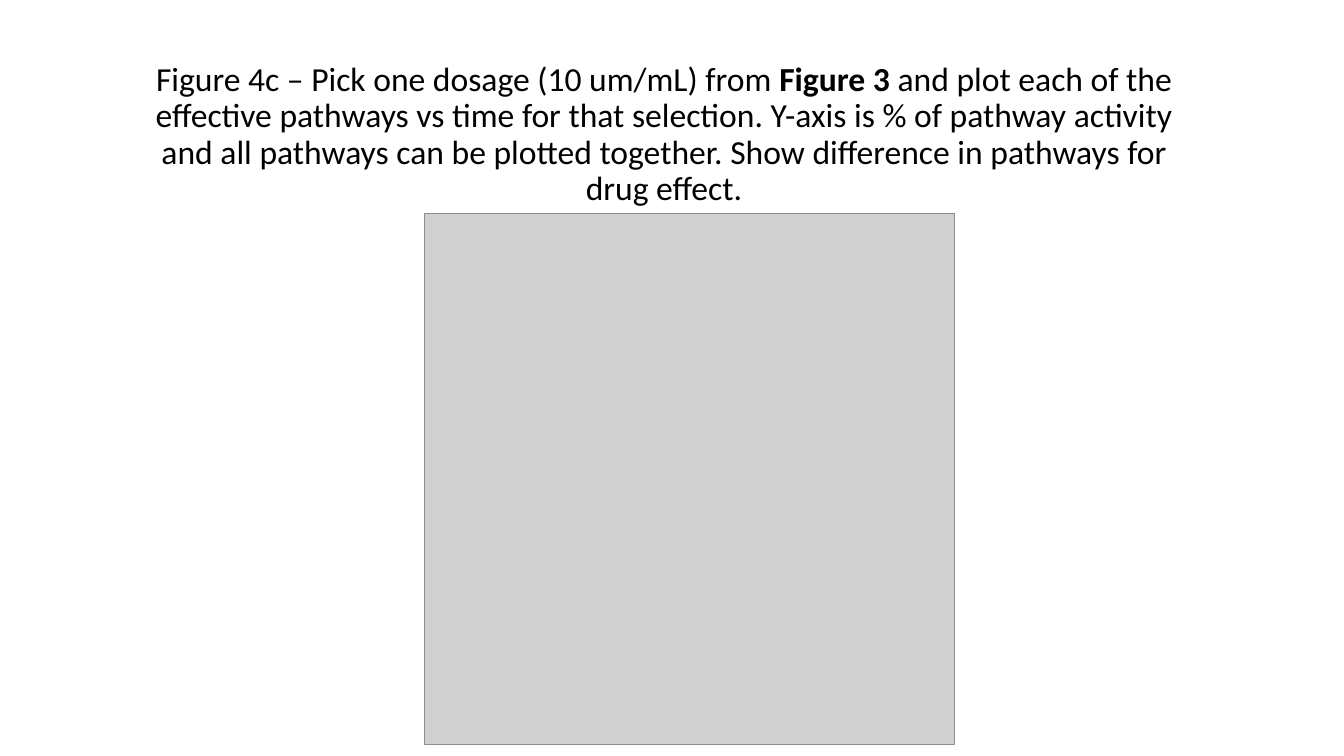
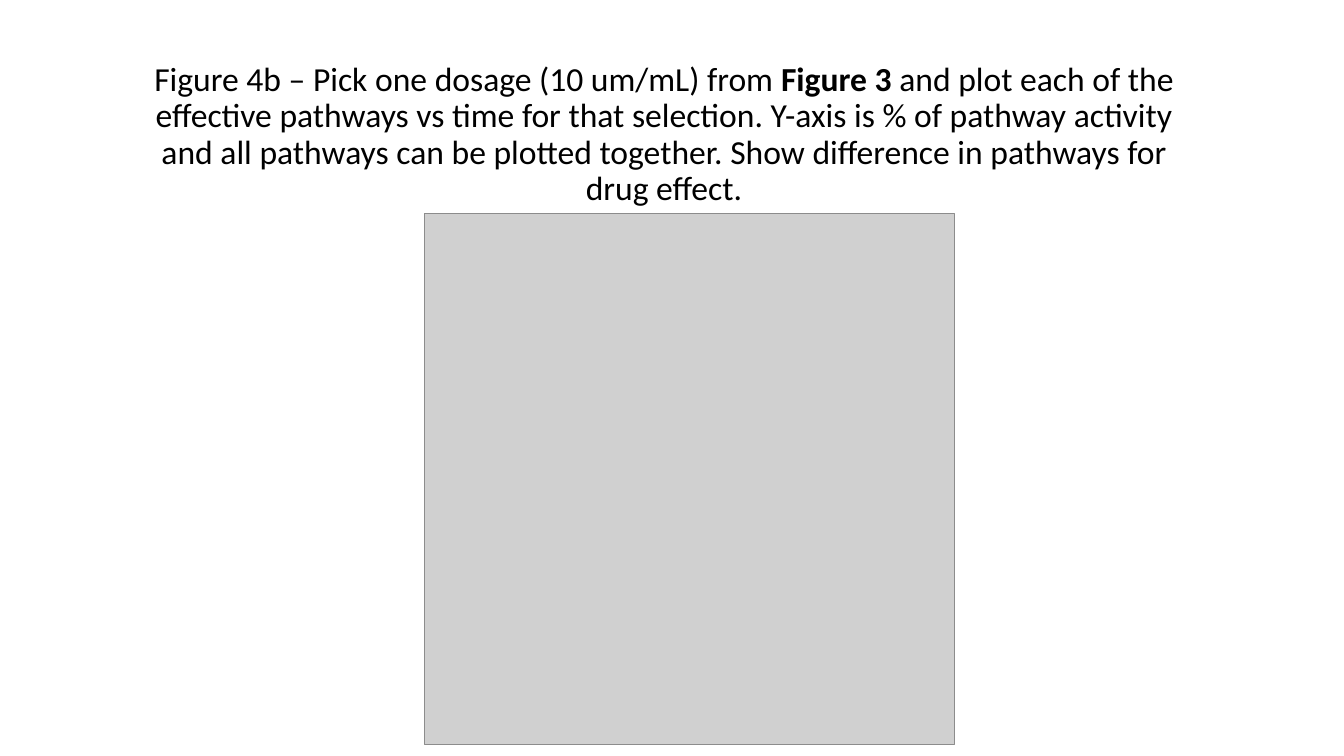
Before and after one commit to FertigLab/CancerInSilico-Figures, a slide deck: slide 6 of Figure_Overview.pptx. Drawn at 1344x756 pixels with LibreOffice and Linux fonts; fonts in the diff are those of the drawing; grey boxes stand for pictures. Boxes give left, top, right and bottom in pixels: in the first picture for what was removed or moved away, otherwise in the second. Text is boxed around its words. In the diff, an @@ line names an element or a change of style, - is before the commit and + after.

```diff
--- a/Figure_Overview.pptx
+++ b/Figure_Overview.pptx
@@ subtitle at (154, 66, 1174, 206): text changed @@
-Figure 4c – Pick one dosage (10 um/mL) from Figure 3 and plot each of the effective pathways vs time for that selection. Y-axis is % of pathway activity and all pathways can be plotted together. Show difference in pathways for drug effect.
+Figure 4b – Pick one dosage (10 um/mL) from Figure 3 and plot each of the effective pathways vs time for that selection. Y-axis is % of pathway activity and all pathways can be plotted together. Show difference in pathways for drug effect.
```
Also in this commit, not shown: 1 other slide changed, 5 other files.
